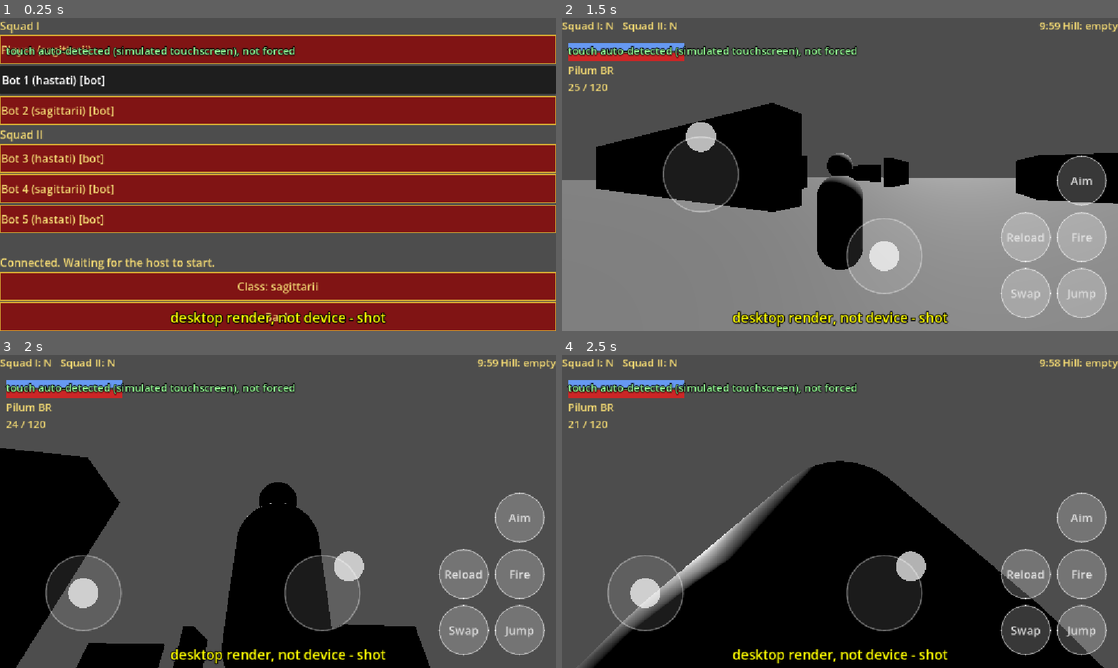
Above: before the commit, frames 1-4 (two rows, left to right).
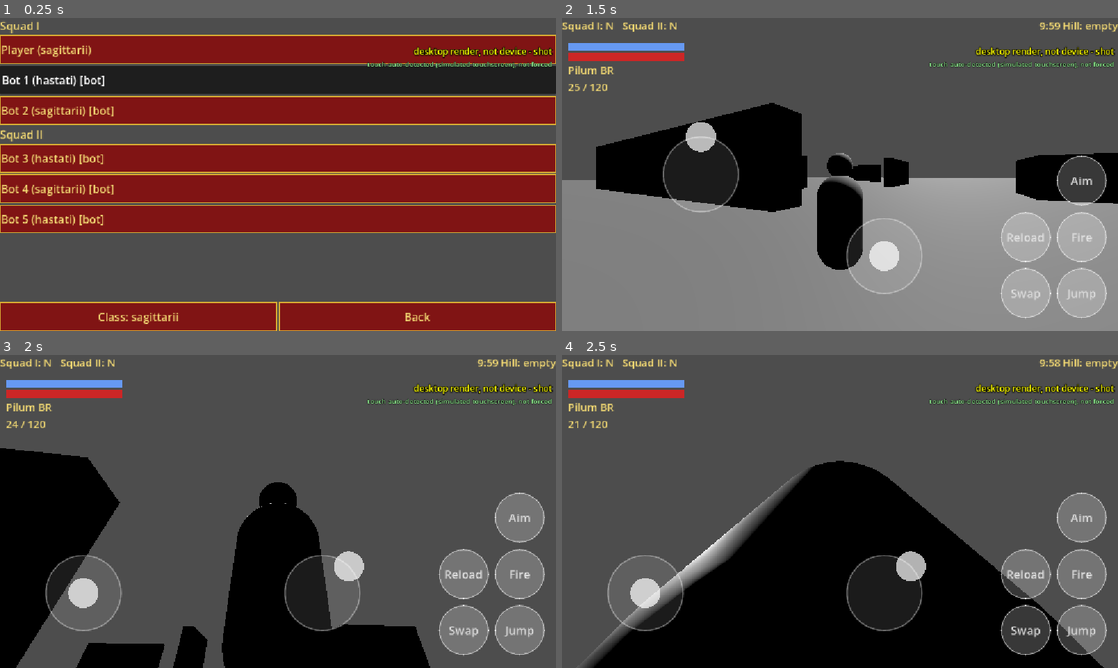
Above: after the commit, the same moments.

Repository: shibicb72-design/Project_Gladius
Game: Godot game, scene res://tools/touch_capture.tscn
Two runs of this game, one before a commit and one after it. Both use one fixed random seed, a clock stepped at 60 frames per second and the inputs below. This scene is started directly instead of the project's main scene.
Inputs (mouse positions are in pixels of both pictures, inside the frame that each line leads up to):
- Up to frame 1 (0.25 s): no input
- Up to frame 2 (1.5 s): move the mouse to (962, 158) at 0.52 s; hold D (move_right) 0.53-1.25 s; hold Right mouse button (aim) 0.53-1.25 s; click (962, 158) at 0.67 s; tap Space (jump) at 0.77 s; drag from (728, 190) to (812, 237) at 1.27 s
- Up to frame 3 (2 s): no input
- Up to frame 4 (2.5 s): move the mouse to (895, 442) at 2.02 s; hold D (move_right) from 2.03 s (still down); tap Down (look_down) at 2.1 s; click (895, 442) at 2.17 s

The runs differ from the first frame. In frame 1, 13% of the frame differs, in the area x 0-100%, y 8-100%; in frame 2, 2.9%; in frame 3, 2.5%; in frame 4, 2.5%.

Commit message:
fix: touch taps in capture, fail on false RESULT
Capture taps are now InputEventScreenTouch in window coordinates; capture exits non-zero and logs RESULT FAILED on any false RESULT; overlays moved clear of stat bars and the lobby action bar. Window-coords T-MOVE asserts a non-identity screen transform. Lobby: bottom action bar (Class, Start, Back) in one row, roster fills the rest in a ScrollContainer; new test asserts all lobby buttons are inside the viewport at 2520x1080/420dpi and 2176x1812/373dpi.

Co-Authored-By: Claude Sonnet 5.5 <noreply@anthropic.com>

Diff:
--- a/scripts/ui/lobby.gd
+++ b/scripts/ui/lobby.gd
@@ -41,22 +41,36 @@
 	rows_box = VBoxContainer.new()
 	rows_box.size_flags_horizontal = Control.SIZE_EXPAND_FILL
 	scroll.add_child(rows_box)
+	scroll.vertical_scroll_mode = ScrollContainer.SCROLL_MODE_AUTO
+	rows_box.mouse_filter = Control.MOUSE_FILTER_PASS
+	# One info line, then one always-visible action row (Class, Start, Back): the roster takes the rest.
+	var info := HBoxContainer.new()
+	box.add_child(info)
 	ips_label = Label.new()
-	box.add_child(ips_label)
+	ips_label.size_flags_horizontal = Control.SIZE_EXPAND_FILL
+	ips_label.clip_text = true
+	info.add_child(ips_label)
 	status_label = Label.new()
-	box.add_child(status_label)
+	status_label.clip_text = true
+	info.add_child(status_label)
+	var actions := HBoxContainer.new()
+	actions.name = "ActionBar"
+	box.add_child(actions)
 	class_button = Button.new()
+	class_button.size_flags_horizontal = Control.SIZE_EXPAND_FILL
 	class_button.pressed.connect(toggle_class)
-	box.add_child(class_button)
+	actions.add_child(class_button)
 	start_button = Button.new()
 	start_button.text = "Start"
+	start_button.size_flags_horizontal = Control.SIZE_EXPAND_FILL
 	start_button.visible = is_host
 	start_button.pressed.connect(_on_start)
-	box.add_child(start_button)
+	actions.add_child(start_button)
 	var back := Button.new()
 	back.text = "Back"
+	back.size_flags_horizontal = Control.SIZE_EXPAND_FILL
 	back.pressed.connect(_on_back)
-	box.add_child(back)
+	actions.add_child(back)
 
 	session.host_lost.connect(_on_back)
 	net_lobby.state_changed.connect(_on_state_changed)
--- a/tests/test_touch_controls.gd
+++ b/tests/test_touch_controls.gd
@@ -137,6 +137,9 @@
 		var want := float(window_size.x) / float(window_size.y)
 		assert_true(absf(vp.x / vp.y - want) < 0.01, "viewport aspect matches window %s, got %s" % [window_size, vp])
 		assert_true(hud.size.is_equal_approx(vp), "HUD fills the viewport at %s: hud %s vp %s" % [window_size, hud.size, vp])
+		if window_coords:
+			var xf_scale := _root().get_screen_transform().get_scale()
+			assert_true(absf(xf_scale.y - 1.0) > 0.1, "window-coords variant runs through a non-identity screen transform at %s, scale %s" % [window_size, xf_scale])
 	else:
 		_fix_size(hud)
 	var zone: Rect2 = hud._zone_rect("move_zone")
--- a/tests/test_ui.gd
+++ b/tests/test_ui.gd
@@ -180,6 +180,43 @@
 	AppFlow.lobby = null
 
 
+## Fold 7 sizes: every lobby button fully on screen, action bar >= 48 dp, roster scrolls in the rest.
+func test_lobby_buttons_inside_viewport_at_both_fold_sizes() -> void:
+	var tree: SceneTree = Engine.get_main_loop()
+	var prev := _root().size
+	for case in [[Vector2i(2520, 1080), 420.0], [Vector2i(2176, 1812), 373.0]]:
+		var size: Vector2i = case[0]
+		var dpi: float = case[1]
+		PlatformServices.dpi_override = dpi
+		_root().size = size
+		var lobby := _host_lobby()
+		for i in 4:
+			await tree.process_frame
+		var vp := _root().get_visible_rect()
+		var px_scale := _root().get_screen_transform().get_scale().y
+		var dp_scale := PlatformServices.new().get_dp_scale()
+		var n := 0
+		for b: Button in lobby.find_children("*", "Button", true, false):
+			if not b.is_visible_in_tree():
+				continue
+			n += 1
+			var r := b.get_global_rect()
+			var is_row := b in lobby.slot_buttons
+			if not is_row:
+				assert_true(vp.encloses(r), "%s fully inside viewport at %s/%d dpi: %s in %s" % [b.text, size, int(dpi), r, vp])
+				assert_true(r.size.y * px_scale / dp_scale >= 48.0 - 0.5, "%s >= 48 dp at %s/%d dpi" % [b.text, size, int(dpi)])
+		assert_true(n >= 3, "lobby action buttons present")
+		var bar: Control = lobby.find_child("ActionBar", true, false)
+		assert_true(vp.encloses(bar.get_global_rect()), "action bar inside viewport at %s" % size)
+		var scroll := lobby.rows_box.get_parent() as ScrollContainer
+		assert_true(scroll.get_global_rect().end.y <= bar.get_global_rect().position.y + 0.5, "roster ends above the action bar")
+		assert_true(scroll.size.y > lobby.slot_buttons[0].size.y * 2.0, "roster is not squeezed into a strip at %s: %s" % [size, scroll.size])
+		_end_lobby(lobby)
+	PlatformServices.dpi_override = 0.0
+	_root().size = prev
+	await tree.process_frame
+
+
 func test_touch_hud_hidden_when_not_touch() -> void:
 	var n: Control = load("res://scenes/ui/touch_hud.tscn").instantiate()
 	_root().add_child(n)
--- a/tools/touch_capture.gd
+++ b/tools/touch_capture.gd
@@ -35,24 +35,30 @@
 	var layer := CanvasLayer.new()
 	layer.layer = 100
 	add_child(layer)
+	# Overlay notes sit in the top-right corner: clear of the stat bars (top-left), the sticks and buttons
+	# (bottom) and the lobby action bar (bottom); lobby rows are left-aligned so their right side is empty.
+	var notes := VBoxContainer.new()
+	notes.mouse_filter = Control.MOUSE_FILTER_IGNORE
+	notes.set_anchors_and_offsets_preset(Control.PRESET_TOP_RIGHT, Control.PRESET_MODE_MINSIZE, 8)
+	notes.grow_horizontal = Control.GROW_DIRECTION_BEGIN
+	notes.offset_top = 56.0  # below the match timer / hill text in the HUD's top row
+	layer.add_child(notes)
 	_label = Label.new()
 	_label.text = "desktop render, not device - %s" % _tag
-	_label.set_anchors_and_offsets_preset(Control.PRESET_CENTER_BOTTOM, Control.PRESET_MODE_MINSIZE, 8)
-	_label.grow_horizontal = Control.GROW_DIRECTION_BOTH
-	_label.grow_vertical = Control.GROW_DIRECTION_BEGIN
-	_label.add_theme_font_size_override("font_size", 28)
+	_label.horizontal_alignment = HORIZONTAL_ALIGNMENT_RIGHT
+	_label.add_theme_font_size_override("font_size", 18)
 	_label.add_theme_color_override("font_color", Color(1, 1, 0))
 	_label.add_theme_color_override("font_outline_color", Color(0, 0, 0))
-	_label.add_theme_constant_override("outline_size", 8)
-	layer.add_child(_label)
+	_label.add_theme_constant_override("outline_size", 6)
+	notes.add_child(_label)
 	var note := Label.new()
 	note.text = "touch auto-detected (simulated touchscreen), not forced"
-	note.position = Vector2(12, 52)
-	note.add_theme_font_size_override("font_size", 22)
+	note.horizontal_alignment = HORIZONTAL_ALIGNMENT_RIGHT
+	note.add_theme_font_size_override("font_size", 14)
 	note.add_theme_color_override("font_color", Color(0.6, 1, 0.6))
 	note.add_theme_color_override("font_outline_color", Color(0, 0, 0))
-	note.add_theme_constant_override("outline_size", 6)
-	layer.add_child(note)
+	note.add_theme_constant_override("outline_size", 4)
+	notes.add_child(note)
 	# Simulate a touchscreen device through the real auto-detect path (PlatformServices.is_touch_device).
 	_Platform.simulate_touchscreen = true
 	_run.call_deferred()
@@ -65,13 +71,19 @@
 	await _frames(3)
 	await _lobby_shots()
 	await _match_shots()
+	var failed: PackedStringArray = []
+	for line in _report:
+		if line.begins_with("RESULT ") and line.contains("=false"):
+			failed.append(line)
+	if not failed.is_empty():
+		_log("RESULT FAILED: %d false RESULT line(s): %s" % [failed.size(), " | ".join(failed)])
 	var f := FileAccess.open(_out.path_join("%s_report.txt" % _tag), FileAccess.WRITE)
 	if f != null:
 		f.store_string("\n".join(_report) + "\n")
 		f.close()
 	else:
 		push_error("cannot write report in %s" % _out)
-	get_tree().quit()
+	get_tree().quit(1 if not failed.is_empty() else 0)
 
 
 func _buttons_under(node: Node) -> Array[Button]:
@@ -129,21 +141,11 @@
 	return get_viewport().get_screen_transform() * canvas_pos
 
 
-func _mouse(pos: Vector2, pressed: bool) -> void:
-	var e := InputEventMouseButton.new()
-	e.button_index = MOUSE_BUTTON_LEFT
-	e.position = pos
-	e.global_position = pos
-	e.pressed = pressed
-	e.button_mask = MOUSE_BUTTON_MASK_LEFT if pressed else 0
-	Input.parse_input_event(e)
-
-
+## A real tap: ScreenTouch index 0 in window coordinates (as Android delivers it), press, 2 frames, release.
 func _tap(canvas_pos: Vector2) -> void:
-	var p := _to_window(canvas_pos)
-	_mouse(p, true)
-	await _frames(2)
-	_mouse(p, false)
+	_touch_event(0, canvas_pos, true)
+	await _frames(2)
+	_touch_event(0, canvas_pos, false)
 	await _frames(3)
 
 
@@ -174,6 +176,12 @@
 	_log("lobby buttons checked: %d, all >= %.0f dp tall: %s%s" % [checked, MIN_TOUCH_DP,
 			str(too_small.is_empty() and checked > 0), "" if too_small.is_empty() else " TOO SMALL: " + ", ".join(too_small)])
 	_log("RESULT lobby_buttons_min_%.0fdp=%s" % [MIN_TOUCH_DP, str(too_small.is_empty() and checked > 0)])
+	var vp_rect := get_viewport().get_visible_rect()
+	var outside: PackedStringArray = []
+	for b in _buttons_under(lobby):
+		if b.is_visible_in_tree() and b not in lobby.slot_buttons and not vp_rect.encloses(b.get_global_rect()):
+			outside.append("'%s' %s" % [b.text, b.get_global_rect()])
+	_log("RESULT lobby_action_buttons_inside_viewport=%s%s" % [str(outside.is_empty()), "" if outside.is_empty() else " OUTSIDE: " + ", ".join(outside)])
 	_log("lobby keyboard prompts: %s" % str(_keyboard_prompts(lobby)))
 	await _shot("lobby_before")
 	var before_player := lobby.class_button.text
